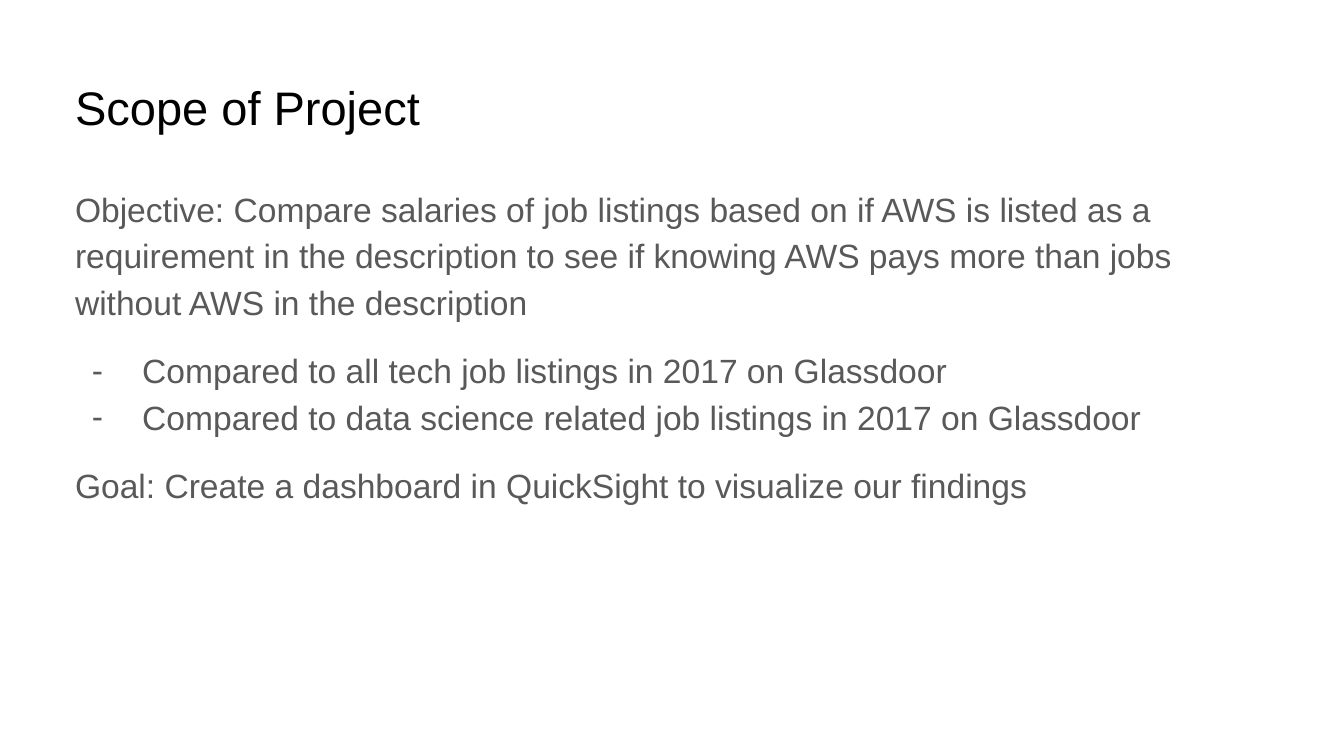
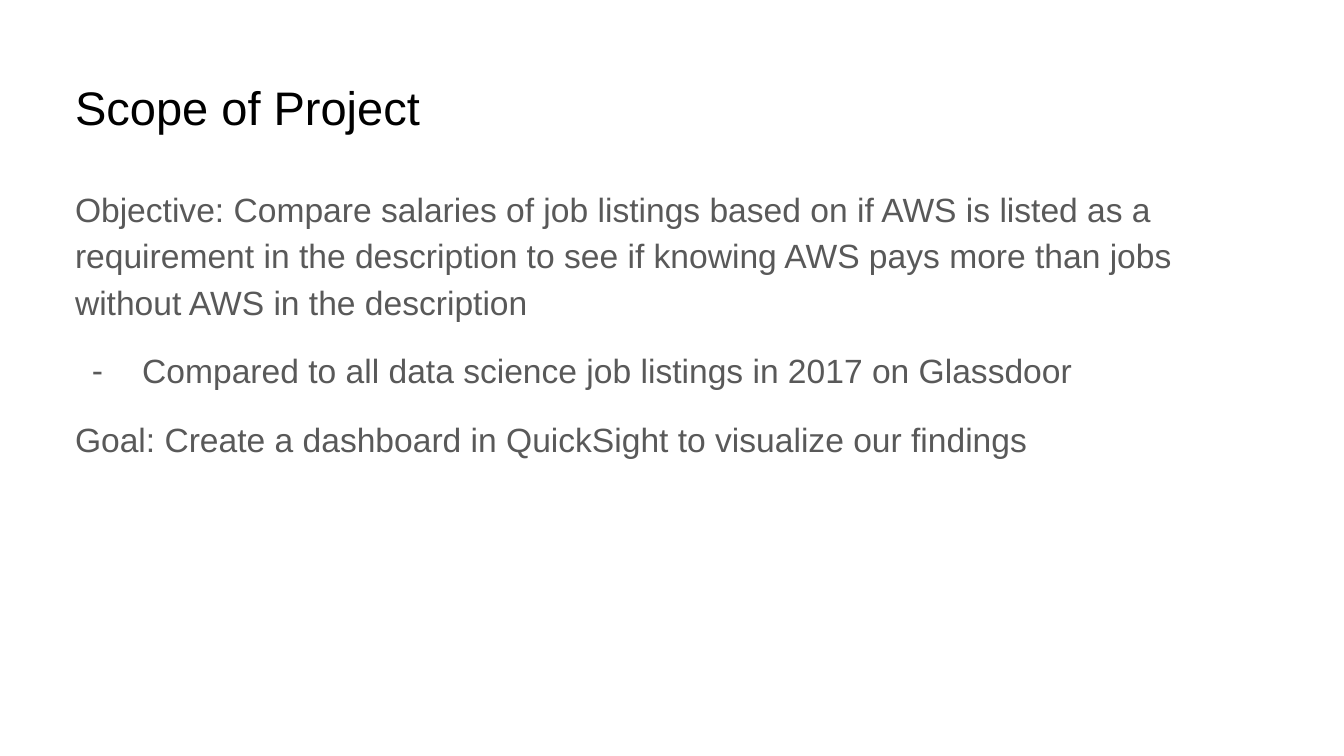
Before and after one commit to JupiK9/SP25-CC-group8, a slide deck: slide 2 of Cloud Computing Presentation.pptx. Drawn at 1344x756 pixels with LibreOffice and Linux fonts; fonts in the diff are those of the drawing; background and template pictures are left out. Boxes give left, top, right and bottom in pixels: in the first picture for what was removed or moved away, otherwise in the second. Text is boxed around its words. In the diff, an @@ line names an element or a change of style, - is before the commit and + after.

```diff
--- a/Cloud Computing Presentation.pptx
+++ b/Cloud Computing Presentation.pptx
@@ text at [142,358,1072,389]: text changed @@
-– Compared to all tech job listings in 2017 on Glassdoor
-– Compared to data science related job listings in 2017 on Glassdoor
+– Compared to all data science job listings in 2017 on Glassdoor
```
Also in this commit, not shown: 3 other slides changed, 1 slide added, 3 slides removed.
